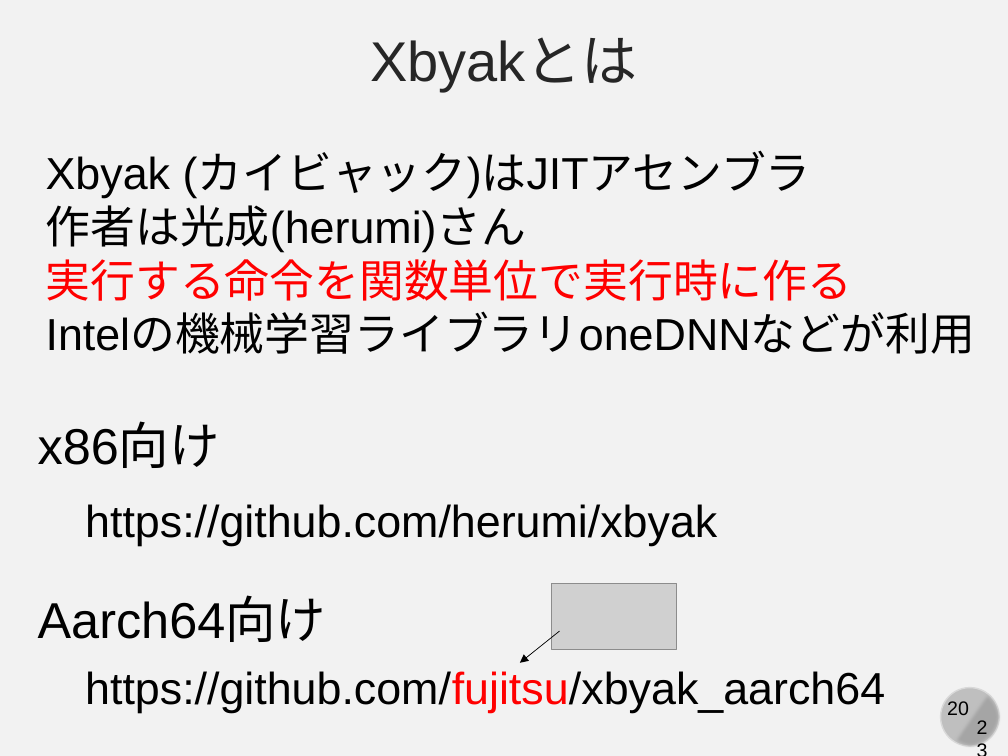
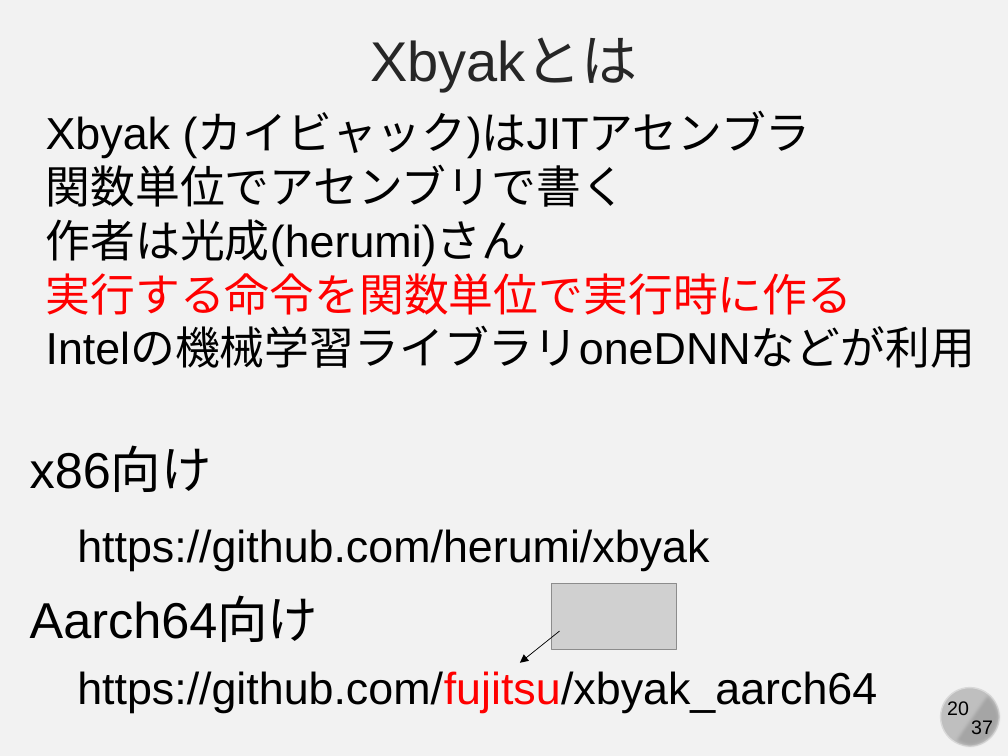
Before and after one commit to kaityo256/xbyak_aarch64_handson, a slide deck: slide 20 of slide/xbyak_aarch64.pptx. Drawn at 1008x756 pixels with LibreOffice and Linux fonts; fonts in the diff are those of the drawing; grey boxes stand for pictures. Boxes give left, top, right and bottom in pixels: in the first picture for what was removed or moved away, otherwise in the second. Text is boxed around its words. In the diff, an @@ line names an element or a change of style, - is before the commit and + after.

```diff
--- a/slide/xbyak_aarch64.pptx
+++ b/slide/xbyak_aarch64.pptx
@@ text "Xbyak (カイビャック)はJITアセンブラ": place and size @@
-text "Xbyak (カイビャック)はJITアセンブラ" at bbox=[46, 154, 975, 354]
+text "Xbyak (カイビャック)はJITアセンブラ" at bbox=[46, 114, 975, 368]
@@ text at bbox=[46, 158, 626, 207]: paragraph added @@
+関数単位でアセンブリで書く
@@ text "x86向け": place and size @@
-text "x86向け" at bbox=[38, 424, 220, 468]
+text "x86向け" at bbox=[30, 448, 212, 492]
@@ text "https://github.com/herumi/xbyak": place and size @@
-text "https://github.com/herumi/xbyak" at bbox=[85, 504, 717, 546]
+text "https://github.com/herumi/xbyak" at bbox=[77, 529, 709, 571]
@@ text "Aarch64向け": place and size @@
-text "Aarch64向け" at bbox=[38, 598, 327, 642]
+text "Aarch64向け" at bbox=[30, 598, 319, 642]
@@ text "https://github.com/fujitsu/xbyak_aarch64": place and size @@
-text "https://github.com/fujitsu/xbyak_aarch64" at bbox=[85, 671, 885, 713]
+text "https://github.com/fujitsu/xbyak_aarch64" at bbox=[77, 671, 877, 713]
@@ text at bbox=[971, 720, 993, 739]: text changed @@
-23
+37
```
Also in this commit, not shown: 27 other slides changed, 9 slides added, 2 other files.
